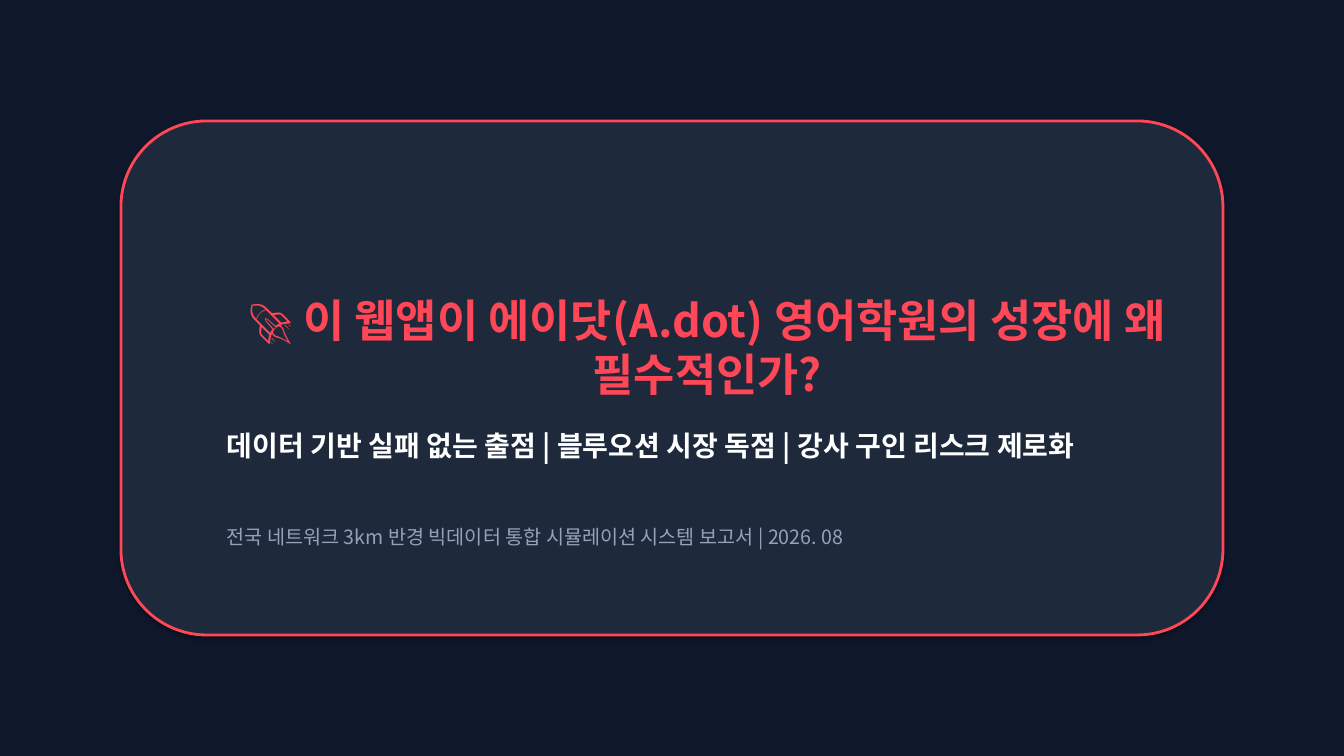
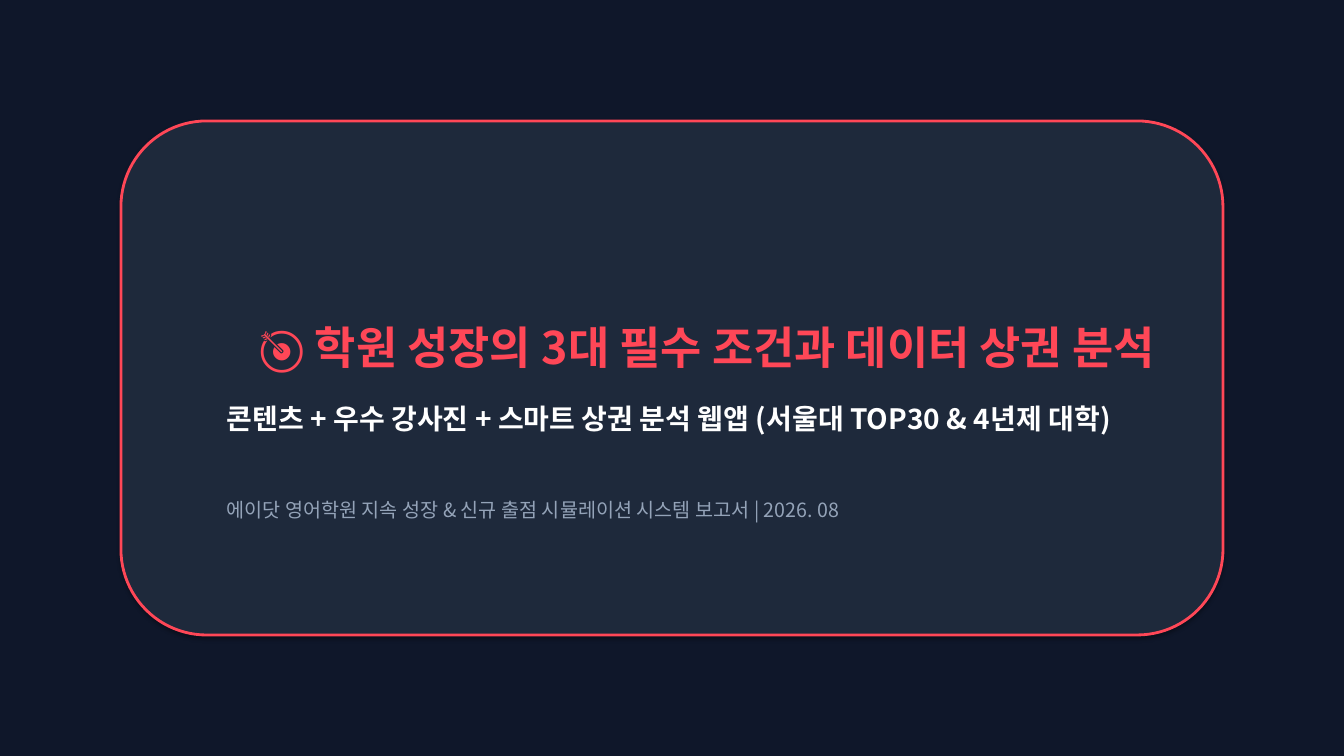
Before and after one commit to adotoperation/adotinformationmap, a slide deck: slide 1 of adot_expansion_presentation.pptx. Drawn at 1344x756 pixels with LibreOffice and Linux fonts; fonts in the diff are those of the drawing. Boxes give left, top, right and bottom in pixels: in the first picture for what was removed or moved away, otherwise in the second. Text is boxed around its words. In the diff, an @@ line names an element or a change of style, - is before the commit and + after.

```diff
--- a/adot_expansion_presentation.pptx
+++ b/adot_expansion_presentation.pptx
@@ text in rounded rectangle at [227, 326, 1154, 519]: text changed; size 14 to 20 pt; text colour #94A3B8 to #FFFFFF @@
-🚀 이 웹앱이 에이닷(A.dot) 영어학원의 성장에 왜 필수적인가?
-데이터 기반 실패 없는 출점 | 블루오션 시장 독점 | 강사 구인 리스크 제로화
-전국 네트워크 3km 반경 빅데이터 통합 시뮬레이션 시스템 보고서 | 2026. 08
+🎯 학원 성장의 3대 필수 조건과 데이터 상권 분석
+콘텐츠 + 우수 강사진 + 스마트 상권 분석 웹앱 (서울대 TOP30 & 4년제 대학)
+에이닷 영어학원 지속 성장 & 신규 출점 시뮬레이션 시스템 보고서 | 2026. 08
```
Also in this commit, not shown: 3 other slides changed, 2 slides added, 1 slide removed, 1 other file.
